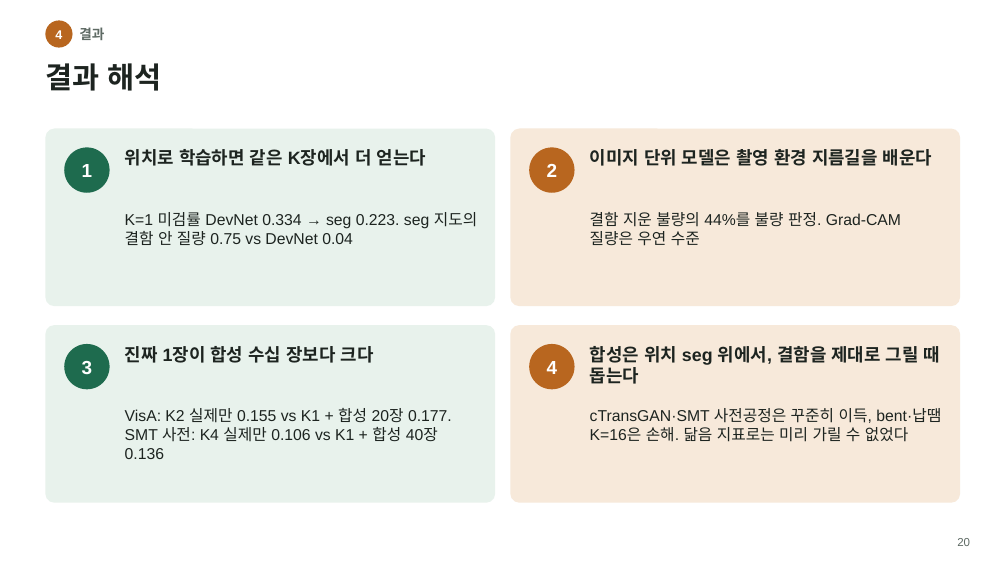
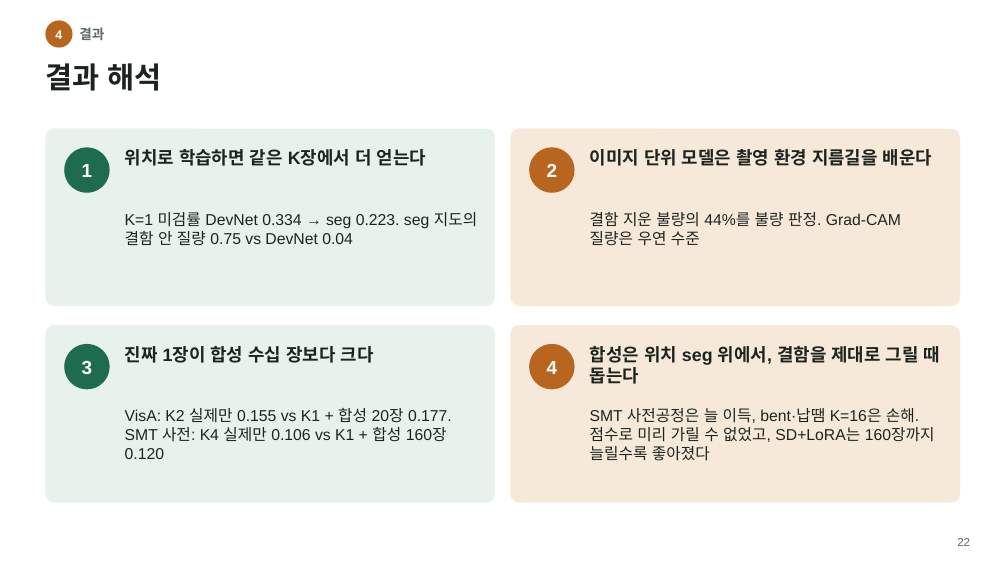
Before and after one commit to Junho-YEO-maker/26_2_DeepLearning, a slide deck: slide 22 of PCB_AD_presentation.pptx (slide 20 before the commit). Drawn at 1008x567 pixels with LibreOffice and Linux fonts; fonts in the diff are those of the drawing. Boxes give left, top, right and bottom in pixels: in the first picture for what was removed or moved away, otherwise in the second. Text is boxed around its words. In the diff, an @@ line names an element or a change of style, - is before the commit and + after.

```diff
--- a/PCB_AD_presentation.pptx
+++ b/PCB_AD_presentation.pptx
@@ text at [125, 408, 452, 459]: text changed @@
-VisA: K2 실제만 0.155 vs K1 + 합성 20장 0.177. SMT 사전: K4 실제만 0.106 vs K1 + 합성 40장 0.136
+VisA: K2 실제만 0.155 vs K1 + 합성 20장 0.177. SMT 사전: K4 실제만 0.106 vs K1 + 합성 160장 0.120
@@ text at [590, 408, 935, 461]: text changed @@
-cTransGAN·SMT 사전공정은 꾸준히 이득, bent·납땜 K=16은 손해. 닮음 지표로는 미리 가릴 수 없었다
+SMT 사전공정은 늘 이득, bent·납땜 K=16은 손해. 점수로 미리 가릴 수 없었고, SD+LoRA는 160장까지 늘릴수록 좋아졌다
@@ text at [957, 538, 970, 546]: text changed @@
-20
+22
```
Also in this commit, not shown: 14 other slides changed, 2 slides added, 25 other files.
